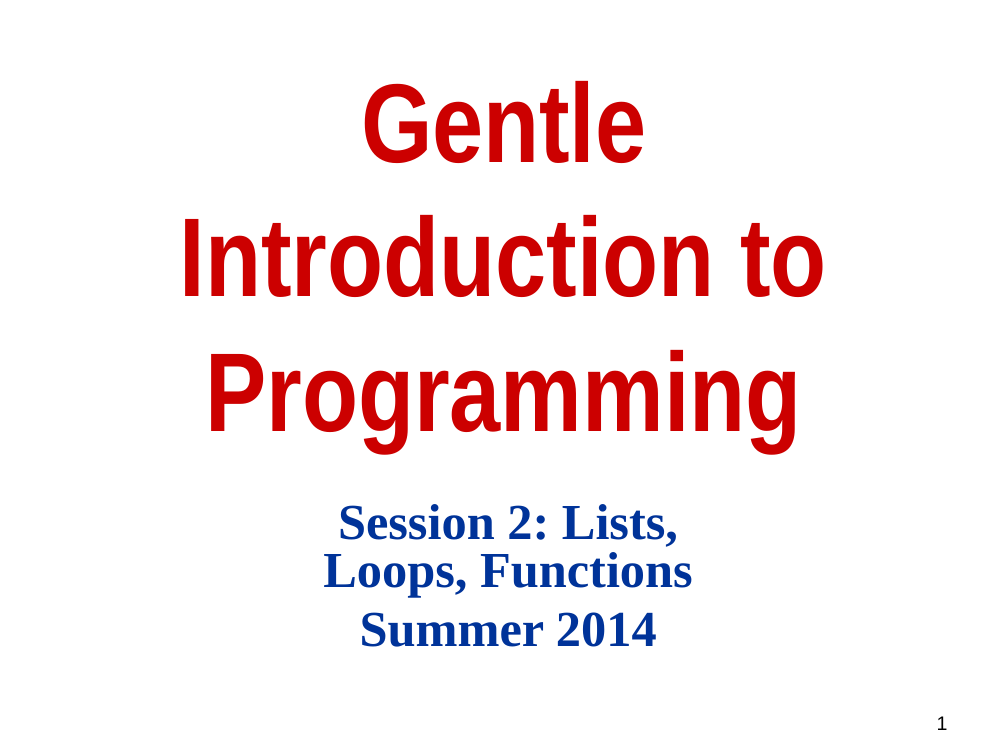
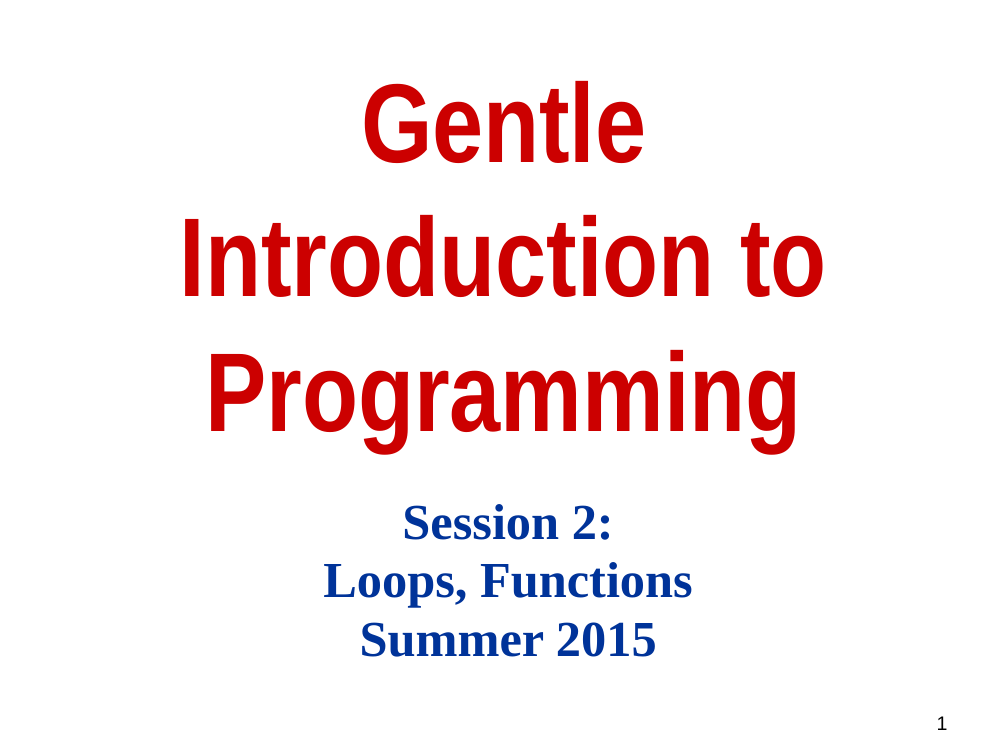
Before and after one commit to robintux/gip, a slide deck: slide 1 of Sessions/2/gip2.pptx. Drawn at 1008x756 pixels with LibreOffice and Linux fonts; fonts in the diff are those of the drawing. Boxes give left, top, right and bottom in pixels: in the first picture for what was removed or moved away, otherwise in the second. Text is boxed around its words. In the diff, an @@ line names an element or a change of style, - is before the commit and + after.

Commit message:
revised for 2015

```diff
--- a/Sessions/2/gip2.pptx
+++ b/Sessions/2/gip2.pptx
@@ text at box(323, 504, 693, 657): text changed @@
-Session 2: Lists, Loops, Functions
-Summer 2014
+Session 2:
+Loops, Functions
+Summer 2015
```
Also in this commit, not shown: 6 other slides changed.
